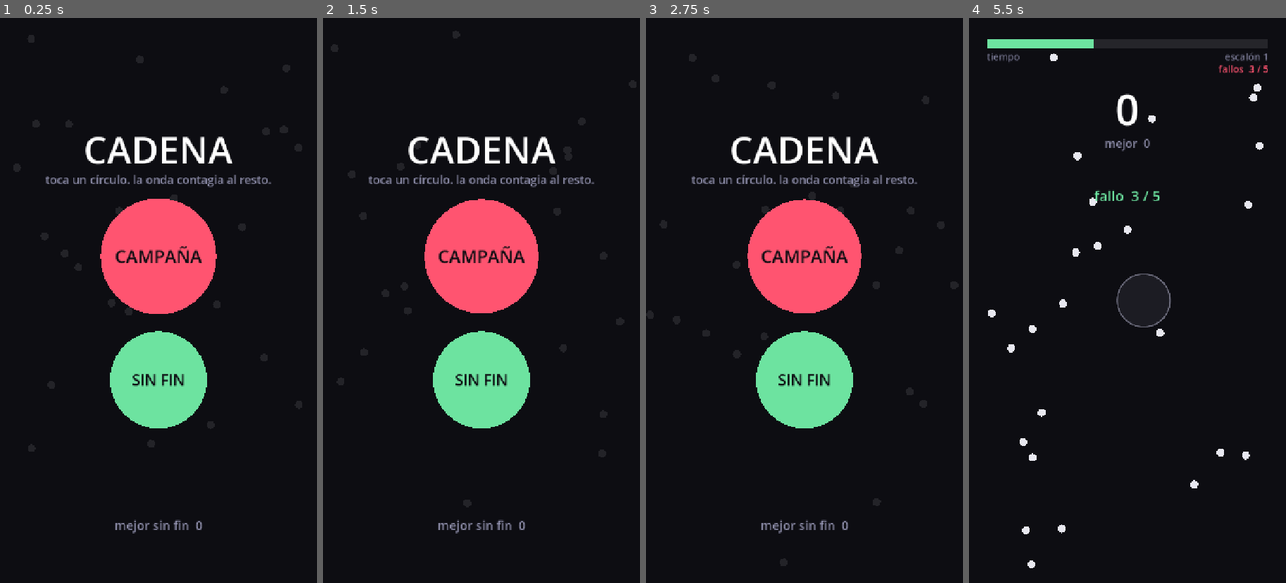
Above: before the commit, frames 1-4 (left to right).
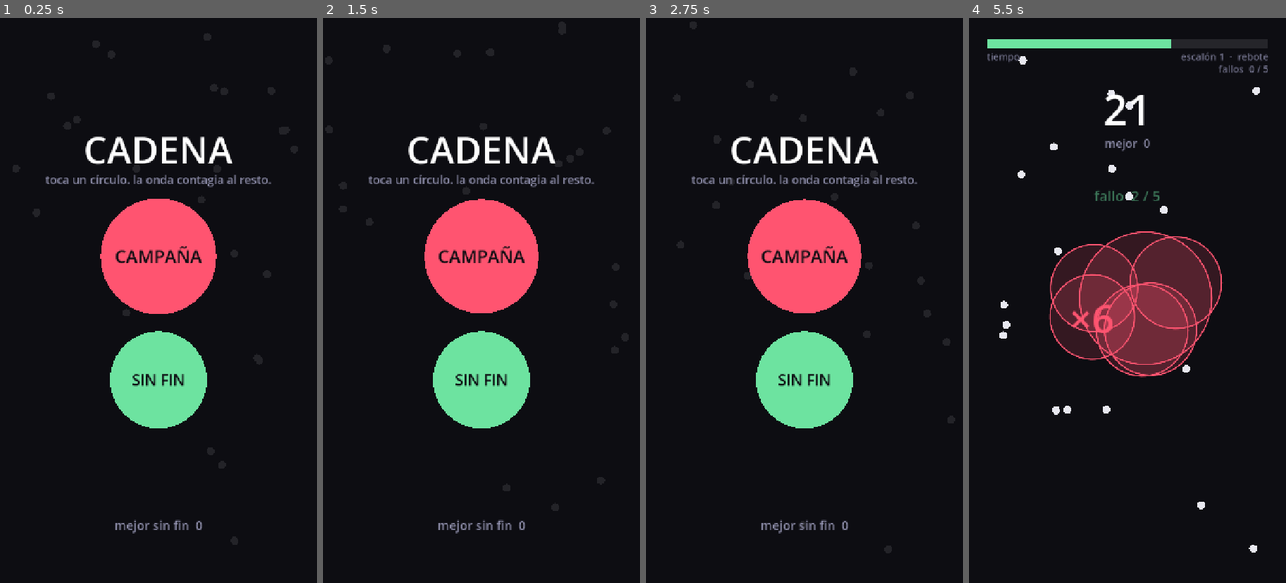
Above: after the commit, the same moments.

Repository: DanyDanny7/yesca
Game: Godot game, scene res://main.tscn
Two runs of this game, one before a commit and one after it. Both use one fixed random seed, a clock stepped at 60 frames per second and the inputs below.
Inputs (mouse positions are in pixels of both pictures, inside the frame that each line leads up to):
- Up to frame 1 (0.25 s): no input
- Up to frame 2 (1.5 s): move the mouse to (551, 272) at 0.52 s; click (551, 272) at 0.67 s; move the mouse to (418, 328) at 1.27 s; click (418, 328) at 1.42 s
- Up to frame 3 (2.75 s): move the mouse to (836, 176) at 2.02 s; click (836, 176) at 2.17 s
- Up to frame 4 (5.5 s): move the mouse to (1111, 413) at 2.77 s; click (1111, 413) at 2.92 s; move the mouse to (1222, 385) at 3.52 s; click (1222, 385) at 3.67 s; move the mouse to (1032, 215) at 4.27 s; click (1032, 215) at 4.42 s; move the mouse to (1143, 300) at 5.02 s; click (1143, 300) at 5.17 s

The runs differ from the first frame. In frame 4, 13% of the frame differs, in the area x 6-95%, y 3-98%.

Commit message:
Siete reglas de movimiento, el cimiento de los biomas
Rebote, abeja, nieve, choque, corriente, enjambre y huida. Huida es el primero
que reacciona a la mecánica en vez de solo desplazarse: los círculos se apartan
de las detonaciones activas, así que tu propia onda dispersa al grupo que
estabas cazando.

Cambio estructural: los círculos ya no mueven su posición en un _process propio,
lo dirige main.gd. Hay modos que necesitan ver a los demás círculos (choque,
enjambre) o a las explosiones (huida), y con main al mando el orden de
actualización es determinista en vez de depender del árbol de nodos. Congelar el
mundo al morir deja de necesitar process_mode.

Medido sobre 600 frames por modo: ninguno deja escapar círculos ni produce NaN,
y los vecinos a menos de 150px van de 0.6 en rebote a 1.5 en enjambre. Como las
cadenas dependen de la densidad local, el mismo objetivo es una dificultad
distinta en cada modo. Esa es la prueba de que son reglas y no paletas.

Se añade un nivel por modo para probarlos jugando, y el objetivo de vaciar la
pantalla se mueve del nivel 4 al 8: resultaba demasiado duro tan pronto.

Co-Authored-By: Claude Opus 5 (1M context) <noreply@anthropic.com>

Diff:
--- a/scripts/dot.gd
+++ b/scripts/dot.gd
@@ -1,41 +1,122 @@
 class_name Dot
 extends Node2D
 
-## Un punto del campo.
+## Un círculo del campo.
 ##
-## Se dibuja a sí mismo con _draw(): para un prototipo de formas geométricas no
-## hace falta ni sprite ni escena propia, se instancia con Dot.new().
+## Se dibuja a sí mismo con _draw(): para formas geométricas no hace falta ni
+## sprite ni escena propia, se instancia con Dot.new().
+##
+## No mueve su posición en un _process propio. Lo hace Main llamando a mover(),
+## y por dos motivos: hay modos que necesitan ver a los demás círculos o a las
+## detonaciones (choque, enjambre, huida), y con Main al mando el orden de
+## actualización es determinista en vez de depender del árbol de nodos.
+
+## Cómo se desplaza el círculo. Es la base de los biomas: un bioma no es una
+## paleta, es una regla de movimiento y de interacción con las explosiones.
+enum Movimiento {
+	REBOTE,     ## línea recta, rebota en los bordes
+	ABEJA,      ## tirones, pausas y giros bruscos
+	NIEVE,      ## cae despacio con vaivén lateral, y reaparece arriba
+	CHOQUE,     ## como rebote, pero también chocan entre ellos
+	CORRIENTE,  ## arrastrados por un río, salen por un lado y vuelven por el otro
+	ENJAMBRE,   ## se buscan entre sí y forman grumos
+	HUIDA,      ## se apartan de las detonaciones activas
+}
 
 const COLOR := Color("e8e8f0")
 
 @export var radius: float = 9.0
 
+var modo: Movimiento = Movimiento.REBOTE
 var velocity: Vector2 = Vector2.ZERO
+## Rapidez de referencia. Los modos que reorientan el vector (enjambre, huida)
+## la usan para no acelerar ni frenar sin querer al cambiar de dirección.
+var base_speed: float = 100.0
+
+var _fase: float = 0.0
+## Desfase propio, para que dos círculos con el mismo modo no se muevan
+## sincronizados como un coro.
+var _semilla: float = 0.0
+var _giro: float = 0.0
 
 
-func _process(delta: float) -> void:
-	# Todo movimiento va multiplicado por delta. Si no, el juego corre a
-	# distinta velocidad en cada dispositivo según sus FPS.
-	position += velocity * delta
-	_bounce_on_edges()
-	# Ojo: no hace falta queue_redraw(). _draw() dibuja en espacio LOCAL, y lo
-	# que cambia es la transform del nodo. Redibujar cada frame sería trabajo
-	# tirado a la basura.
+func _ready() -> void:
+	_semilla = randf() * TAU
+	_giro = randf_range(0.2, 0.6)
 
 
 func _draw() -> void:
+	# Ojo: _draw() dibuja en espacio LOCAL y lo que cambia es la transform del
+	# nodo, así que no hace falta queue_redraw() al moverse.
 	draw_circle(Vector2.ZERO, radius, COLOR)
 
 
-func _bounce_on_edges() -> void:
-	var rect := get_viewport_rect()
-	# Se comprueba también el signo de la velocidad: sin eso, un punto que
-	# aparece fuera del borde queda atrapado invirtiéndose cada frame.
+## Todo movimiento va multiplicado por delta. Si no, el juego corre a distinta
+## velocidad en cada dispositivo según sus FPS.
+func mover(delta: float, rect: Vector2) -> void:
+	_fase += delta
+	match modo:
+		Movimiento.ABEJA:
+			_mover_abeja(delta, rect)
+		Movimiento.NIEVE:
+			_mover_nieve(delta, rect)
+		Movimiento.CORRIENTE:
+			_mover_corriente(delta, rect)
+		_:
+			# REBOTE, CHOQUE, ENJAMBRE y HUIDA comparten integración recta; lo
+			# que los distingue lo aplica Main antes de llamar aquí.
+			position += velocity * delta
+			_rebotar(rect)
+
+
+## Tirones y pausas: la abeja mantiene un rumbo un instante, lo cambia de golpe
+## y varía mucho de rapidez. Lo que la hace difícil de leer no es la velocidad
+## media sino lo poco que dura cada tramo recto.
+func _mover_abeja(delta: float, rect: Vector2) -> void:
+	_giro -= delta
+	if _giro <= 0.0:
+		_giro = randf_range(0.15, 0.5)
+		var rumbo := velocity.angle() + randf_range(-1.2, 1.2)
+		velocity = Vector2.from_angle(rumbo) * base_speed * randf_range(0.35, 1.7)
+	position += velocity * delta
+	_rebotar(rect)
+
+
+## Caída lenta con vaivén. No rebota: sale por abajo y vuelve a entrar por
+## arriba en otra columna, así el campo se renueva sin saltos.
+func _mover_nieve(delta: float, rect: Vector2) -> void:
+	var vaiven := sin(_fase * 1.7 + _semilla) * base_speed * 0.75
+	position += Vector2(vaiven, base_speed * 0.55) * delta
+
+	if position.y > rect.y + radius:
+		position = Vector2(randf() * rect.x, -radius)
+	if position.x < -radius:
+		position.x = rect.x + radius
+	elif position.x > rect.x + radius:
+		position.x = -radius
+
+
+## Río: todos arrastrados en la misma dirección, con una ondulación suave.
+## Salen por un lado y reaparecen por el otro.
+func _mover_corriente(delta: float, rect: Vector2) -> void:
+	var onda := cos(_fase * 1.1 + _semilla) * base_speed * 0.35
+	position += Vector2(velocity.x, onda) * delta
+
+	if position.x < -radius:
+		position.x = rect.x + radius
+	elif position.x > rect.x + radius:
+		position.x = -radius
+	position.y = clampf(position.y, radius, rect.y - radius)
+
+
+## Se comprueba también el signo de la velocidad: sin eso, un círculo que
+## aparece fuera del borde queda atrapado invirtiéndose cada frame.
+func _rebotar(rect: Vector2) -> void:
 	if position.x < radius and velocity.x < 0.0:
 		velocity.x = -velocity.x
-	elif position.x > rect.size.x - radius and velocity.x > 0.0:
+	elif position.x > rect.x - radius and velocity.x > 0.0:
 		velocity.x = -velocity.x
 	if position.y < radius and velocity.y < 0.0:
 		velocity.y = -velocity.y
-	elif position.y > rect.size.y - radius and velocity.y > 0.0:
+	elif position.y > rect.y - radius and velocity.y > 0.0:
 		velocity.y = -velocity.y
--- a/scripts/main.gd
+++ b/scripts/main.gd
@@ -28,6 +28,16 @@
 @export var target_dots: int = 25
 @export var dot_speed_min: float = 60.0
 @export var dot_speed_max: float = 140.0
+## Cuánto se dispersan las rapideces entre círculos. En 0 todos van parecido;
+## subiéndolo conviven muy lentos con muy rápidos, y eso cambia la lectura del
+## campo más que subir la media.
+@export var speed_variance: float = 0.0
+
+## Movimiento con el que probar, ignorando el del nivel. Es la palanca para
+## cachear biomas en vivo desde el inspector con el juego corriendo.
+@export_group("Pruebas")
+@export var forzar_movimiento: bool = false
+@export var movimiento_prueba: Dot.Movimiento = Dot.Movimiento.REBOTE
 
 @export_group("Detonación")
 ## Radio de la detonación del círculo que tocas, mayor que el de las
@@ -85,6 +95,16 @@
 const COMBO_SIZE := Vector2(240.0, 100.0)
 const STAGE_COLOR_TOPE := 10.0
 const SAVE_PATH := "user://cadena.cfg"
+const NOMBRES_MOV := ["rebote", "abeja", "nieve", "choque", "corriente",
+		"enjambre", "huida"]
+## Fuerzas de los modos que Main dirige. Bajas a propósito: el movimiento tiene
+## que seguir siendo legible, no convertirse en una sopa.
+const ENJAMBRE_VISTA := 220.0
+const ENJAMBRE_ROCE := 60.0
+const ENJAMBRE_ATRACCION := 55.0
+const ENJAMBRE_SEPARACION := 110.0
+const HUIDA_MARGEN := 120.0
+const HUIDA_FUERZA := 420.0
 
 enum State { MENU, SELECT, READY, PLAYING, DEAD, WIN, FINAL }
 enum Mode { CAMPANA, SIN_FIN }
@@ -109,6 +129,7 @@
 @onready var _menu_best: Label = $UI/MenuScreen/Best
 
 @onready var _select_screen: Control = $UI/SelectScreen
+@onready var _sel_bioma: Label = $UI/SelectScreen/Title
 @onready var _sel_num: Label = $UI/SelectScreen/Num
 @onready var _sel_meta: Label = $UI/SelectScreen/Meta
 @onready var _sel_pista: Label = $UI/SelectScreen/Pista
@@ -194,6 +215,7 @@
 	# el juego moviéndose detrás se siente despierta, y además enseña la
 	# mecánica antes de que el jugador toque nada.
 	if _state != State.DEAD and _state != State.WIN and _state != State.FINAL:
+		_mover_dots(delta)
 		_check_catches()
 		_check_cleared()
 		_check_stage()
@@ -454,23 +476,127 @@
 	var rect := get_viewport_rect().size
 	var d := Dot.new()
 	var fuera := d.radius * 2.0
-
-	match randi() % 4:
-		0: d.position = Vector2(randf() * rect.x, -fuera)
-		1: d.position = Vector2(randf() * rect.x, rect.y + fuera)
-		2: d.position = Vector2(-fuera, randf() * rect.y)
-		_: d.position = Vector2(rect.x + fuera, randf() * rect.y)
+	var modo := _movimiento_actual()
+
+	if modo == Dot.Movimiento.NIEVE:
+		# La nieve solo tiene sentido entrando por arriba.
+		d.position = Vector2(randf() * rect.x, -fuera)
+	else:
+		match randi() % 4:
+			0: d.position = Vector2(randf() * rect.x, -fuera)
+			1: d.position = Vector2(randf() * rect.x, rect.y + fuera)
+			2: d.position = Vector2(-fuera, randf() * rect.y)
+			_: d.position = Vector2(rect.x + fuera, randf() * rect.y)
 
 	# Apunta al tercio central para que cruce el campo en vez de rozar el borde.
 	var objetivo := Vector2(
 		randf_range(rect.x * 0.33, rect.x * 0.67),
 		randf_range(rect.y * 0.33, rect.y * 0.67))
-	var bonus := _speed_bonus()
-	d.velocity = (objetivo - d.position).normalized() \
-		* randf_range(dot_speed_min + bonus, dot_speed_max + bonus)
+	_preparar_dot(d, modo, (objetivo - d.position).normalized())
 
 	_dots_root.add_child(d)
 	_dots.append(d)
+
+
+## El movimiento del bioma en curso.
+func _movimiento_actual() -> int:
+	if forzar_movimiento:
+		return movimiento_prueba
+	if _mode == Mode.CAMPANA:
+		return Niveles.movimiento(_nivel)
+	return Dot.Movimiento.REBOTE
+
+
+## Main dirige el movimiento en vez de que cada círculo lo haga en su _process.
+##
+## Hay modos que necesitan ver a los demás círculos o a las detonaciones, y
+## además así el orden de actualización es determinista: primero las reglas
+## globales, después la integración de cada uno, y solo entonces los contagios.
+func _mover_dots(delta: float) -> void:
+	match _movimiento_actual():
+		Dot.Movimiento.CHOQUE:
+			_resolver_choques()
+		Dot.Movimiento.ENJAMBRE:
+			_aplicar_enjambre(delta)
+		Dot.Movimiento.HUIDA:
+			_aplicar_huida(delta)
+
+	var rect := get_viewport_rect().size
+	for d in _dots:
+		d.mover(delta, rect)
+
+
+## Choque elástico entre iguales: se intercambia la componente de la velocidad
+## a lo largo de la normal y se separan lo que se hubieran solapado.
+func _resolver_choques() -> void:
+	for i in range(_dots.size()):
+		for j in range(i + 1, _dots.size()):
+			var a := _dots[i]
+			var b := _dots[j]
+			var dif := b.position - a.position
+			var dist := dif.length()
+			var minima := a.radius + b.radius
+			if dist < 0.001 or dist >= minima:
+				continue
+
+			var n := dif / dist
+			var solape := minima - dist
+			a.position -= n * solape * 0.5
+			b.position += n * solape * 0.5
+
+			var va := a.velocity.dot(n)
+			var vb := b.velocity.dot(n)
+			# Si ya se están separando no se toca: evita que dos círculos
+			# pegados se queden vibrando el uno contra el otro.
+			if va - vb <= 0.0:
+				continue
+			a.velocity += n * (vb - va)
+			b.velocity += n * (va - vb)
+
+
+## Se buscan entre sí y forman grumos. Cambia el juego más de lo que parece:
+## los clusters aparecen solos, así que la habilidad deja de ser encontrarlos y
+## pasa a ser elegir el instante.
+func _aplicar_enjambre(delta: float) -> void:
+	for d in _dots:
+		var centro := Vector2.ZERO
+		var vecinos := 0
+		var roce := Vector2.ZERO
+		for o in _dots:
+			if o == d:
+				continue
+			var dif := o.position - d.position
+			var dist := dif.length()
+			if dist > ENJAMBRE_VISTA or dist < 0.001:
+				continue
+			centro += o.position
+			vecinos += 1
+			if dist < ENJAMBRE_ROCE:
+				roce -= dif / dist
+		if vecinos == 0:
+			continue
+		var hacia := ((centro / float(vecinos)) - d.position).normalized()
+		d.velocity += (hacia * ENJAMBRE_ATRACCION + roce * ENJAMBRE_SEPARACION) * delta
+		# Se renormaliza para que juntarse no acelere ni frene a nadie.
+		d.velocity = d.velocity.normalized() * d.base_speed
+
+
+## Se apartan de las detonaciones activas.
+##
+## Es el primer modo que reacciona a la mecánica en vez de solo desplazarse, y
+## le da la vuelta al juego: la onda dispersa al grupo que estabas cazando, así
+## que las cadenas largas exigen atrapar a los vecinos antes de que escapen.
+func _aplicar_huida(delta: float) -> void:
+	if _explosions.is_empty():
+		return
+	for d in _dots:
+		for e in _explosions:
+			var dif := d.position - e.position
+			var dist := dif.length()
+			if dist < 0.001 or dist > e.radius + HUIDA_MARGEN:
+				continue
+			d.velocity += (dif / dist) * HUIDA_FUERZA * delta
+		d.velocity = d.velocity.normalized() * d.base_speed
 
 
 func _spawn_explosion(pos: Vector2, radius: float, chain_id: int) -> void:
@@ -570,13 +696,12 @@
 
 # --- Fin de partida -------------------------------------------------------
 
-## Al terminar se congela el mundo entero.
-##
-## Antes solo se detenía la lógica de partida, pero cada punto mueve su propia
-## posición en su _process, así que seguían rebotando y la muerte era
-## literalmente invisible: el juego "continuaba".
+## Al terminar se congela el mundo entero: en DEAD, WIN y FINAL no se llama a
+## _mover_dots. Antes solo se detenía la lógica de partida y los círculos
+## seguían rebotando por su cuenta, así que la muerte era literalmente
+## invisible y el juego parecía continuar.
 func _congelar() -> void:
-	_dots_root.process_mode = Node.PROCESS_MODE_DISABLED
+	pass
 
 
 func _perder(motivo: String) -> void:
@@ -620,8 +745,6 @@
 
 
 func _poblar_campo() -> void:
-	_dots_root.process_mode = Node.PROCESS_MODE_INHERIT
-
 	for d in _dots:
 		d.queue_free()
 	_dots.clear()
@@ -635,14 +758,30 @@
 	# El campo arranca lleno y repartido; solo las reposiciones entran por los
 	# bordes. Verlo llenarse punto a punto sería una espera muerta al empezar.
 	var rect := get_viewport_rect().size
+	var modo := _movimiento_actual()
 	for i in target_dots:
 		var d := Dot.new()
 		d.position = Vector2(
 			randf_range(SPAWN_MARGIN, rect.x - SPAWN_MARGIN),
 			randf_range(SPAWN_MARGIN, rect.y - SPAWN_MARGIN))
-		d.velocity = Vector2.from_angle(randf() * TAU) * randf_range(dot_speed_min, dot_speed_max)
+		_preparar_dot(d, modo, Vector2.from_angle(randf() * TAU))
 		_dots_root.add_child(d)
 		_dots.append(d)
+
+
+## Modo, rumbo y rapidez de un círculo recién nacido.
+##
+## La rapidez base se guarda aparte de la velocidad porque los modos que
+## reorientan el vector (enjambre, huida, abeja) la necesitan para no acelerar
+## ni frenar sin querer al cambiar de dirección.
+func _preparar_dot(d: Dot, modo: int, rumbo: Vector2) -> void:
+	d.modo = modo
+	var bonus := _speed_bonus()
+	var rapidez := randf_range(dot_speed_min + bonus, dot_speed_max + bonus)
+	if speed_variance > 0.0:
+		rapidez *= randf_range(1.0 - speed_variance, 1.0 + speed_variance)
+	d.base_speed = maxf(10.0, rapidez)
+	d.velocity = rumbo * d.base_speed
 
 
 # --- Pantallas ------------------------------------------------------------
@@ -697,6 +836,7 @@
 	_menu_best.text = "mejor sin fin  %d" % _best
 
 	if _state == State.SELECT:
+		_sel_bioma.text = str(Niveles.nivel(_nivel)["bioma"]).to_upper()
 		_sel_num.text = "NIVEL %d" % (_nivel + 1)
 		_sel_meta.text = Niveles.describir(_nivel)
 		_sel_pista.text = str(Niveles.nivel(_nivel)["pista"])
@@ -720,7 +860,7 @@
 		_objetivo_label.text = ""
 
 	var s := _stage()
-	_stage_label.text = "escalón %d%s" % [s, "  ·  respiro" if _es_respiro(s) else ""]
+	_stage_label.text = "escalón %d  ·  %s" % [s, NOMBRES_MOV[_movimiento_actual()]]
 	_fallos_label.text = "fallos  %d / %d" % [_fallos, _fallos_permitidos()]
 	_fallos_label.modulate = Color("ff5470") if _fallos > 0 else Color(0.45, 0.45, 0.55)
 
--- a/scripts/niveles.gd
+++ b/scripts/niveles.gd
@@ -13,9 +13,9 @@
 ## mismo mecanismo. Los primeros niveles están ordenados para enseñar una cosa
 ## cada uno.
 ##
-## Pendiente: los biomas de verdad, con reglas propias de movimiento e
-## interacción con las explosiones. Este primer bioma usa el comportamiento
-## base; añadir más biomas antes de tener esas reglas sería relleno.
+## Cada nivel trae además su regla de movimiento (`mov`), que es lo que
+## convierte un bioma en algo más que una paleta: cambia cómo se lee el campo y
+## cómo hay que planear la cadena.
 
 enum Meta {
 	PUNTOS,          ## llegar a N puntos
@@ -26,22 +26,56 @@
 }
 
 const LISTA: Array[Dictionary] = [
-	{"bioma": "Campo abierto", "meta": Meta.PUNTOS, "valor": 60, "escalon": 0,
+	# --- Campo abierto: el comportamiento base, para enseñar el juego -------
+	{"bioma": "Campo abierto", "mov": Dot.Movimiento.REBOTE,
+		"meta": Meta.PUNTOS, "valor": 60, "escalon": 0,
 		"pista": "toca un círculo y deja que la onda haga el resto"},
-	{"bioma": "Campo abierto", "meta": Meta.CADENA, "valor": 4, "escalon": 0,
+	{"bioma": "Campo abierto", "mov": Dot.Movimiento.REBOTE,
+		"meta": Meta.CADENA, "valor": 4, "escalon": 0,
 		"pista": "busca cuatro juntos, no toques el primero que veas"},
-	{"bioma": "Campo abierto", "meta": Meta.PUNTOS, "valor": 250, "escalon": 1,
+	{"bioma": "Campo abierto", "mov": Dot.Movimiento.REBOTE,
+		"meta": Meta.PUNTOS, "valor": 250, "escalon": 1,
 		"pista": "cada eslabón vale más que el anterior"},
-	{"bioma": "Campo abierto", "meta": Meta.LIMPIAS, "valor": 1, "escalon": 1,
-		"pista": "espera a que el campo se junte"},
-	{"bioma": "Campo abierto", "meta": Meta.CADENA, "valor": 6, "escalon": 2,
-		"pista": "tocar durante una cascada la corta y pierdes el multiplicador"},
-	{"bioma": "Campo abierto", "meta": Meta.SEGUNDOS, "valor": 45, "escalon": 2,
+	{"bioma": "Campo abierto", "mov": Dot.Movimiento.REBOTE,
+		"meta": Meta.SEGUNDOS, "valor": 45, "escalon": 1,
 		"pista": "aquí no puntúas, sobrevives"},
-	{"bioma": "Campo abierto", "meta": Meta.PUNTOS_LIMPIOS, "valor": 300, "escalon": 3,
+	{"bioma": "Campo abierto", "mov": Dot.Movimiento.REBOTE,
+		"meta": Meta.CADENA, "valor": 6, "escalon": 2,
+		"pista": "puedes tener varias cadenas a la vez, cada una con su cuenta"},
+	{"bioma": "Campo abierto", "mov": Dot.Movimiento.REBOTE,
+		"meta": Meta.PUNTOS_LIMPIOS, "valor": 300, "escalon": 3,
 		"pista": "un solo fallo y vuelves a empezar"},
-	{"bioma": "Campo abierto", "meta": Meta.CADENA, "valor": 9, "escalon": 4,
+	{"bioma": "Campo abierto", "mov": Dot.Movimiento.REBOTE,
+		"meta": Meta.CADENA, "valor": 9, "escalon": 4,
 		"pista": "con el campo así de rápido, la paciencia es todo"},
+	{"bioma": "Campo abierto", "mov": Dot.Movimiento.REBOTE,
+		"meta": Meta.LIMPIAS, "valor": 1, "escalon": 2,
+		"pista": "el más duro: no puede quedar ni uno"},
+
+	# --- Un movimiento por nivel, para probarlos en juego ------------------
+	#
+	# Todavía NO son biomas: son el catálogo de reglas de desplazamiento, cada
+	# una con el objetivo que mejor la luce. De aquí saldrán los biomas de
+	# verdad, quedándose con las que cambien la forma de jugar y no solo el
+	# aspecto.
+	{"bioma": "Panal", "mov": Dot.Movimiento.ABEJA,
+		"meta": Meta.PUNTOS, "valor": 200, "escalon": 1,
+		"pista": "van a tirones: no basta con mirar dónde están, sino hacia dónde salen"},
+	{"bioma": "Billar", "mov": Dot.Movimiento.CHOQUE,
+		"meta": Meta.CADENA, "valor": 5, "escalon": 1,
+		"pista": "chocan entre ellos, así que los grupos se deshacen solos"},
+	{"bioma": "Ventisca", "mov": Dot.Movimiento.NIEVE,
+		"meta": Meta.PUNTOS, "valor": 250, "escalon": 1,
+		"pista": "caen despacio y en vaivén; el campo se renueva por arriba"},
+	{"bioma": "Río", "mov": Dot.Movimiento.CORRIENTE,
+		"meta": Meta.CADENA, "valor": 6, "escalon": 2,
+		"pista": "todos van en la misma dirección: espera a que la corriente los junte"},
+	{"bioma": "Enjambre", "mov": Dot.Movimiento.ENJAMBRE,
+		"meta": Meta.CADENA, "valor": 10, "escalon": 2,
+		"pista": "se buscan solos; aquí lo difícil no es encontrar el grupo sino el momento"},
+	{"bioma": "Estampida", "mov": Dot.Movimiento.HUIDA,
+		"meta": Meta.CADENA, "valor": 6, "escalon": 2,
+		"pista": "huyen de tus explosiones: atrapa a los vecinos antes de que escapen"},
 ]
 
 
@@ -101,6 +135,11 @@
 	return false
 
 
+## La regla de movimiento del nivel.
+static func movimiento(i: int) -> int:
+	return int(nivel(i).get("mov", Dot.Movimiento.REBOTE))
+
+
 ## Si el nivel se pierde en cuanto fallas un tap.
 static func exige_limpieza(i: int) -> bool:
 	return int(nivel(i)["meta"]) == Meta.PUNTOS_LIMPIOS
Not shown, changed: README.md
Not shown, added: contexto/09-movimientos.md
Not shown, changed: contexto/README.md
